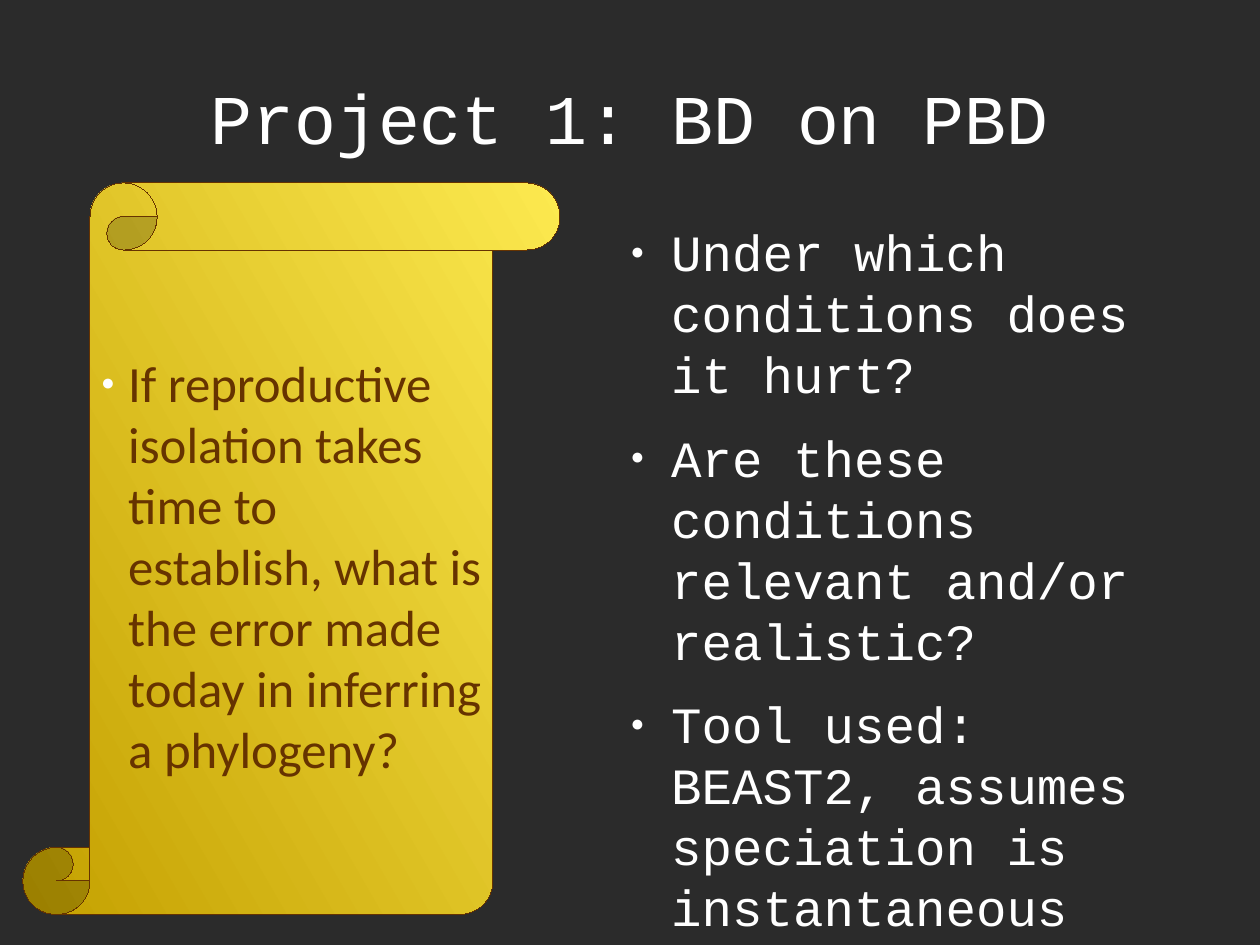
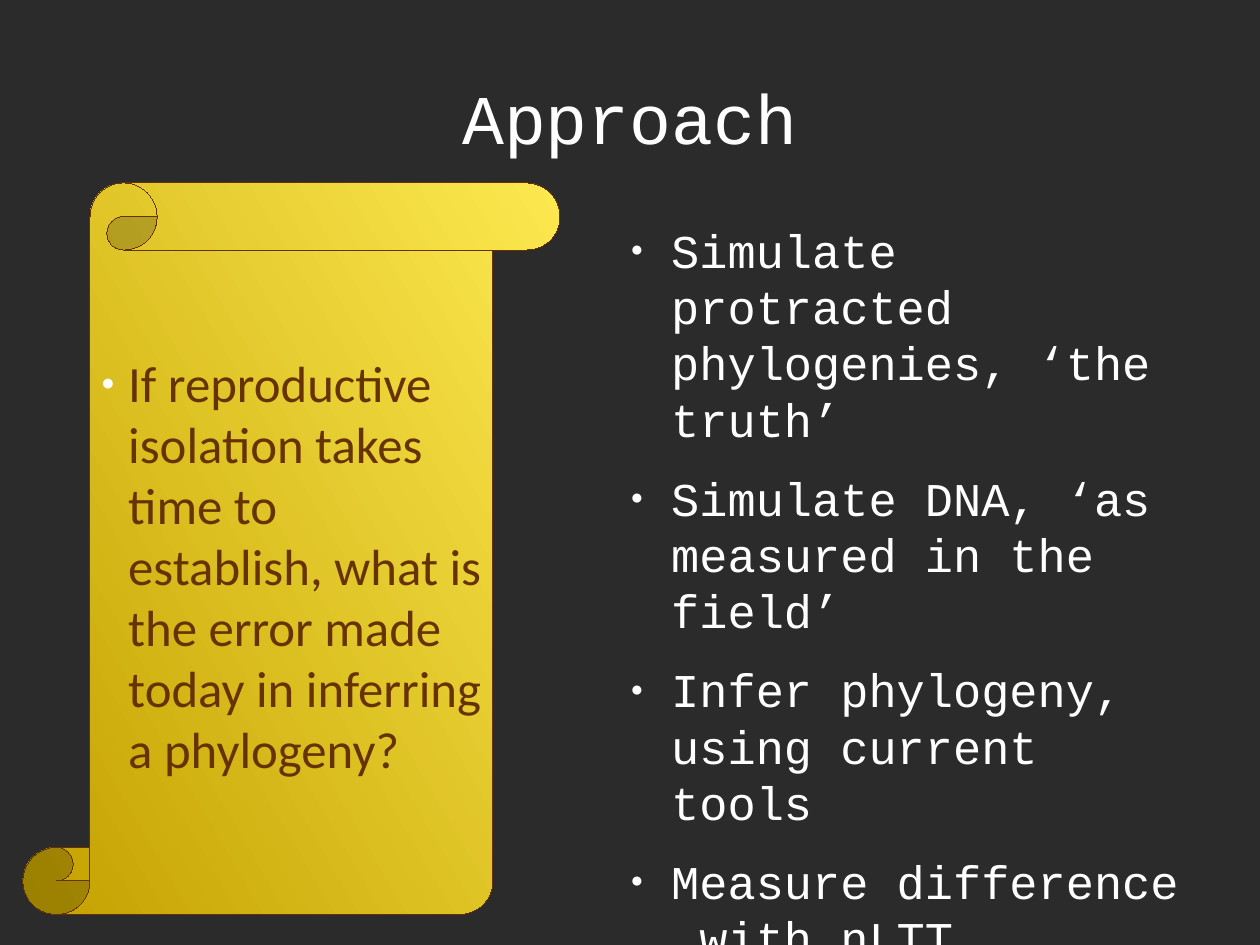
Before and after one commit to richelbilderbeek/Science, a slide deck: slide 4 of Bilderbeek20161214TeceMeeting/20161214TeceMeeting.odp (slide 2 before the commit). Drawn at 1260x945 pixels with LibreOffice and Linux fonts; fonts in the diff are those of the drawing; background and template pictures are left out; a plain dark background stands for a picture behind light text. Boxes give left, top, right and bottom in pixels: in the first picture for what was removed or moved away, otherwise in the second. Text is boxed around its words. In the diff, an @@ line names an element or a change of style, - is before the commit and + after.

```diff
--- a/Bilderbeek20161214TeceMeeting/20161214TeceMeeting.odp
+++ b/Bilderbeek20161214TeceMeeting/20161214TeceMeeting.odp
@@ title at [462, 93, 797, 159]: text changed @@
-Project 1: BD on PBD
+Approach
@@ text at [671, 234, 1179, 900]: text changed; size 32 to 29.6 pt @@
-● Under which conditions does it hurt?
-● Are these conditions relevant and/or realistic?
-● Tool used: BEAST2, assumes speciation is instantaneous
+● Simulate protracted phylogenies, ‘the truth’
+● Simulate DNA, ‘as measured in the field’
+● Infer phylogeny, using current tools
+● Measure difference with nLTT statistic
```
Also in this commit, not shown: 7 slides added, 4 slides removed, 7 other files.
